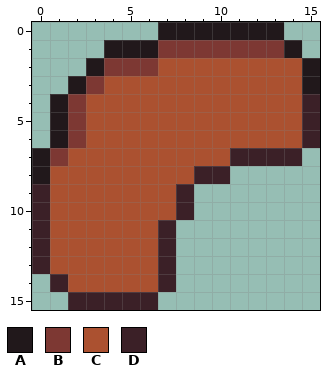
Edited in one commit: pixel-art file (Assets/_project/Sprites/My Own/Aseprite/uiQuarterPanel.aseprite). The picture above was drawn from the file before the commit.
16x16 pixels, 1 frame.
Palette (. is transparent): A #21181b  B #7d3833  C #ab5130  D #3b2027
Pixels before, first column x 0:
 0 .......AAAAAAA..
 1 ....AAABBBBBBBA.
 2 ...ABBBCCCCCCCCA
 3 ..ABCCCCCCCCCCCA
 4 .ABCCCCCCCCCCCCD
 5 .ABCCCCCCCCCCCCD
 6 .ABCCCCCCCCCCCCD
 7 ABCCCCCCCCCDDDD.
 8 ACCCCCCCCDD.....
 9 DCCCCCCCD.......
10 DCCCCCCCD.......
11 DCCCCCCD........
12 DCCCCCCD........
13 DCCCCCCD........
14 .DCCCCCD........
15 ..DDDDD.........
The same view after the edit:
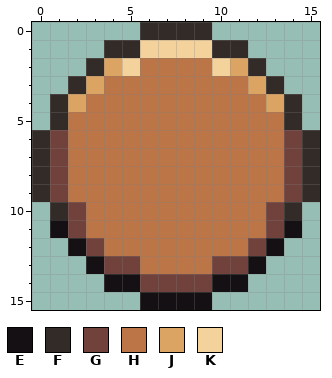
Colours new in this view: E #141013  F #322b28  G #71413b  H #bb7547  J #dba463  K #f4d29c
Diff:
Changed rows in their new state; - is an unchanged pixel.
first column x 0:
 0 ------FFFF....--
 1 ----FFKKKKFF...-
 2 ---FJKHHHHKJF...
 3 --FJHHHHHHHHJF..
 4 -FJHHHHHHHHHHJF.
 5 -FHHHHHHHHHHHHF.
 6 FGHHHHHHHHHHHHGF
 7 FGHHHHHHHHHHHHGF
 8 FGHHHHHHHHHHHHGF
 9 FGHHHHHHHHHHHHGF
10 .FGHHHHHHHHHHGF-
11 .EGHHHHHHHHHHGE-
12 ..EGHHHHHHHHGE--
13 ...EGGHHHHGGE---
14 -...EEGGGGEE----
15 --....EEEE------
